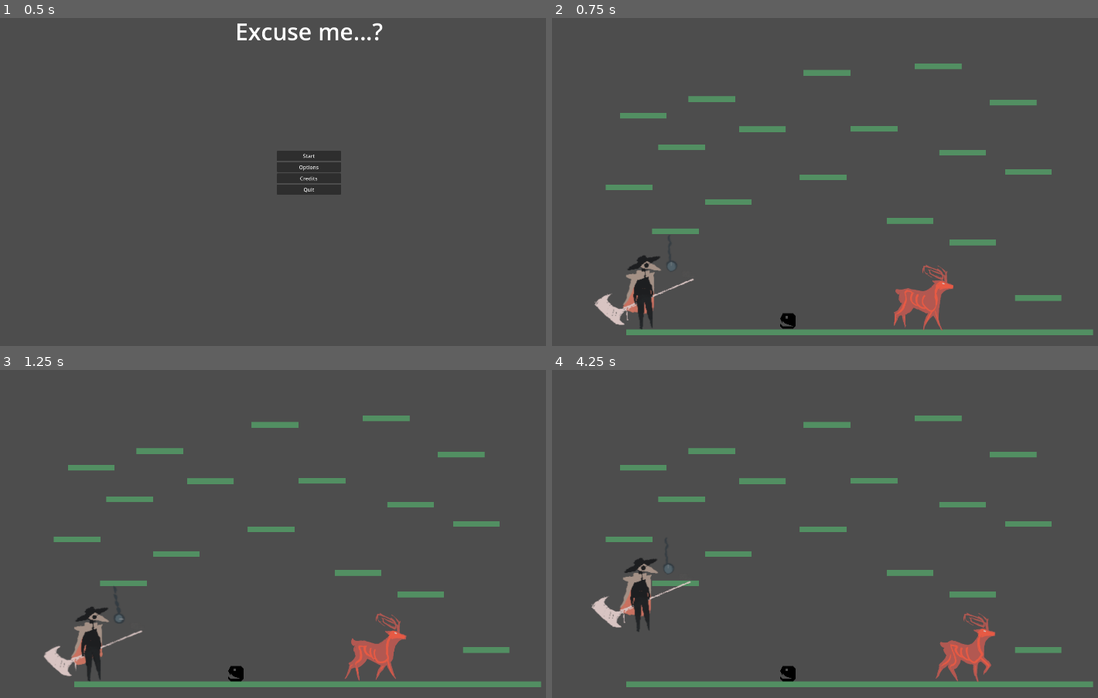
Above: before the commit, frames 1-4 (two rows, left to right).
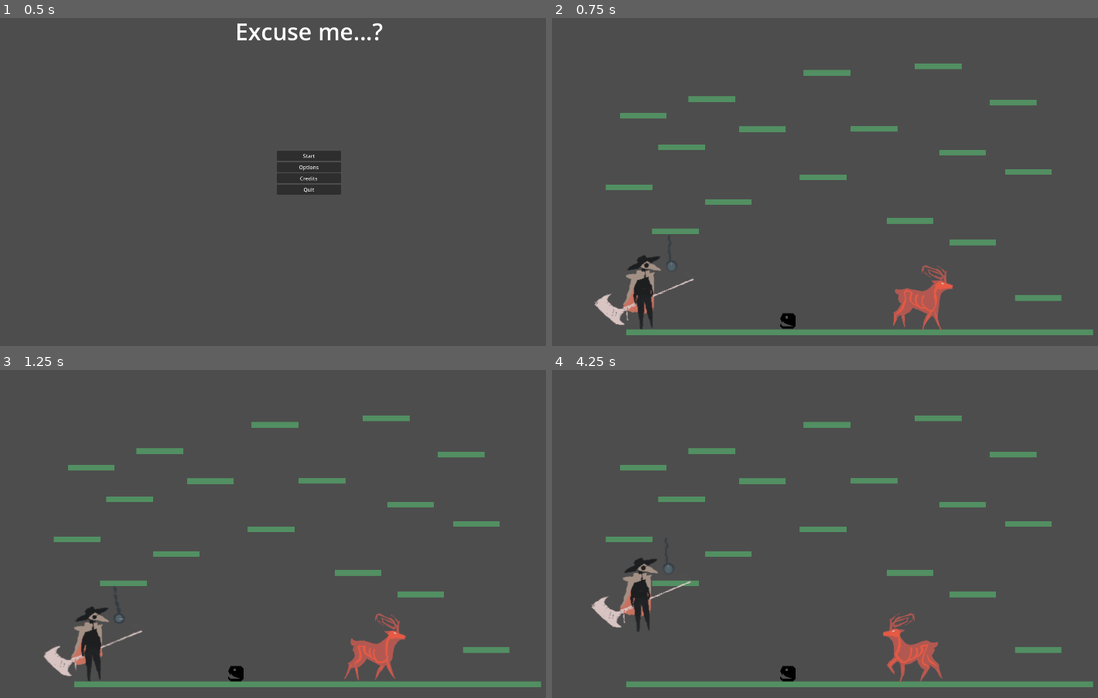
Above: after the commit, the same moments.

Repository: Vulcania/gamepathy2026
Game: Godot game, scene res://ui/title_screen/title_screen.tscn
The game is run twice, just before and just after one commit, with the same random seed, the same clock (stepped at 60 frames per second) and the same inputs.
Inputs:
- Up to frame 1 (0.5 s): no input
- Up to frame 2 (0.75 s): click "Start" at 0.5 s
- Up to frame 3 (1.25 s): no input
- Up to frame 4 (4.25 s): hold Alt (block) 1.28-2.03 s; hold D (move_right) 1.28-2.78 s; tap Space (jump) at 1.52, 2.27, 3.77 s; tap S (duck) at 2.1 s; hold A (move_left) 2.78-3.53 s; hold Shift (run) 2.78-3.53 s; hold D (move_right) from 3.53 s (still down); tap Alt (block) at 3.6 s

Frame 1 is identical in both runs. In frame 2, 0.2% of the frame differs, in the area x 62-74%, y 75-96%; in frame 3, 0.2%; in frame 4, 1.7%, in the area x 60-82%, y 73-96%.

Commit message:
it walk and collide!!! (paper-clip-deer)

Diff:
--- a/enemy/paper_clip_deer/paper_clip_deer_alt/paper_clip_deer_alt.tscn
+++ b/enemy/paper_clip_deer/paper_clip_deer_alt/paper_clip_deer_alt.tscn
@@ -154,9 +154,11 @@
 size = Vector2(222, 203)
 
 [sub_resource type="RectangleShape2D" id="RectangleShape2D_fw8ep"]
-size = Vector2(20, 251)
+size = Vector2(21, 251)
 
 [node name="PaperClipDeerAlt" type="CharacterBody2D" unique_id=1792961073]
+collision_layer = 2
+collision_mask = 3
 script = ExtResource("1_8de6b")
 
 [node name="AnimatedSprite2D" type="AnimatedSprite2D" parent="." unique_id=972077978]
@@ -193,8 +195,8 @@
 [node name="VerticalCollision" type="Area2D" parent="." unique_id=353087537]
 position = Vector2(-229, -3)
 
-[node name="CollisionShape2D" type="CollisionShape2D" parent="VerticalCollision" unique_id=899164876]
-position = Vector2(2, -18)
+[node name="vertical_collision" type="CollisionShape2D" parent="VerticalCollision" unique_id=899164876]
+position = Vector2(2.5, -18)
 shape = SubResource("RectangleShape2D_fw8ep")
 
 [connection signal="body_entered" from="EnemyHurtbox" to="." method="_on_boundary_shape_body_entered"]
--- a/player/player.tscn
+++ b/player/player.tscn
@@ -406,6 +406,8 @@
 radius = 86.0
 
 [node name="Player" type="CharacterBody2D" unique_id=1980571954]
+collision_layer = 2
+collision_mask = 3
 script = ExtResource("1_oul6g")
 
 [node name="Polygon2D" type="Polygon2D" parent="." unique_id=835250144]
--- a/project.godot
+++ b/project.godot
@@ -76,6 +76,8 @@
 [layer_names]
 
 2d_render/layer_1="Environment"
+2d_physics/layer_1="Environment"
+2d_physics/layer_2="Combat"
 
 [physics]
 
--- a/scripts/paper_clip_deer_alt.gd
+++ b/scripts/paper_clip_deer_alt.gd
@@ -1,11 +1,9 @@
 extends CharacterBody2D
 
-@export var speed : int = 40
-#@export var gravity : int = 10
-
-var current_health : int
-var facing_right = false
-#var velocity : Vector2
+var speed : int = 40
+var health : int
+var strength : int = 2
+var facing_right = true
 var gravity = ProjectSettings.get_setting("physics/2d/default_gravity")
 
 @onready var ray_cast = $RayCast2D
@@ -15,51 +13,50 @@
 signal enemy_was_hit
 
 func _ready() -> void:
-	current_health = $HealthComponent.max_health
+	health = $HealthComponent.max_health
+
+func _physics_process(delta):
+	move_and_slide()
 	$AnimatedSprite2D.play("walking")
 
-func _physics_process(delta: float):
-	#move_character()
 	if !ray_cast.is_colliding():
 		flip()
-
-	#if !vert_collision.is_colliding():
-		#flip()
 
 	velocity.x = speed
 
 	if not is_on_floor():
 		velocity.y += gravity * delta
 
-	move_and_slide()
-
 func flip():
+	$AnimatedSprite2D.play("idle")
 	facing_right = !facing_right
 	scale.x = abs(scale.x)*-1
+
 	if facing_right:
 		speed = abs(speed)
 	else:
 		speed = abs(speed)*-1
 
-#func move_character():
-	#move_local_x(-speed)
-	#move_local_y(gravity)
-
 func detect_environment():
 	pass
 
-func _on_boundary_shape_body_entered(body: Node2D) -> void:
+func _on_boundary_shape_body_entered(body: Node2D):
 	if (body.name == "Player"):
 		player_was_hit.emit()
 	if (body.name == "player_attack"):
 		enemy_was_hit.emit()
 
 func _on_health_component_depleted_health() -> void:
-	# death animation
+	#$AnimatedSprite2D.play("dying")
 	queue_free()
 
-func _on_health_component_health_changed(current_health: int) -> void:
+# when player target detected, approach and attack if close enough
+
+func _on_health_component_health_changed(health: int):
 	pass # change healthbar?
 
-func _on_vertical_collision_body_entered(body: CollisionShape2D) -> void:
-	flip()
+func _on_vertical_collision_body_entered(body: Node2D) -> void:
+	if (body.name == "Player"):
+		return
+	else:
+		flip()
